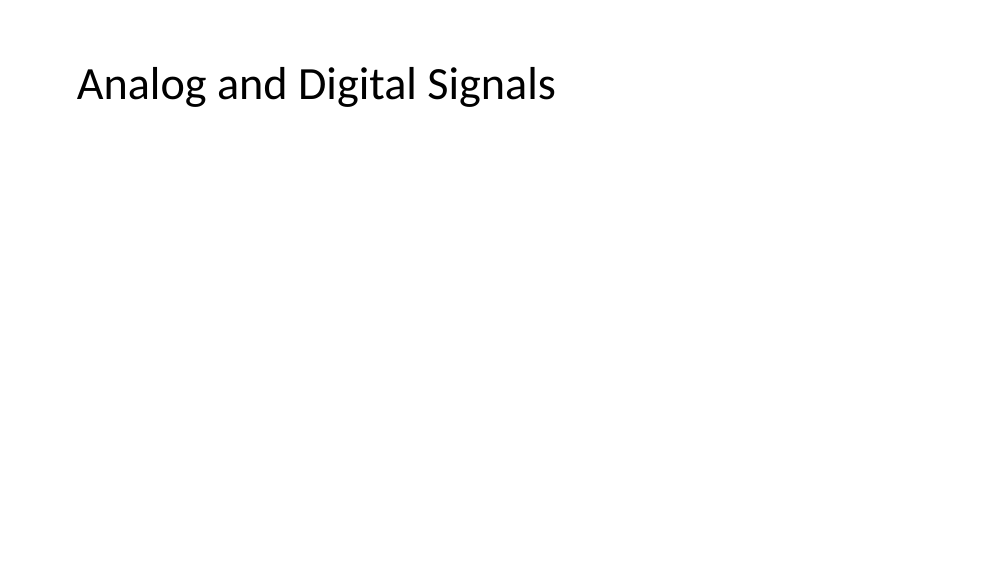
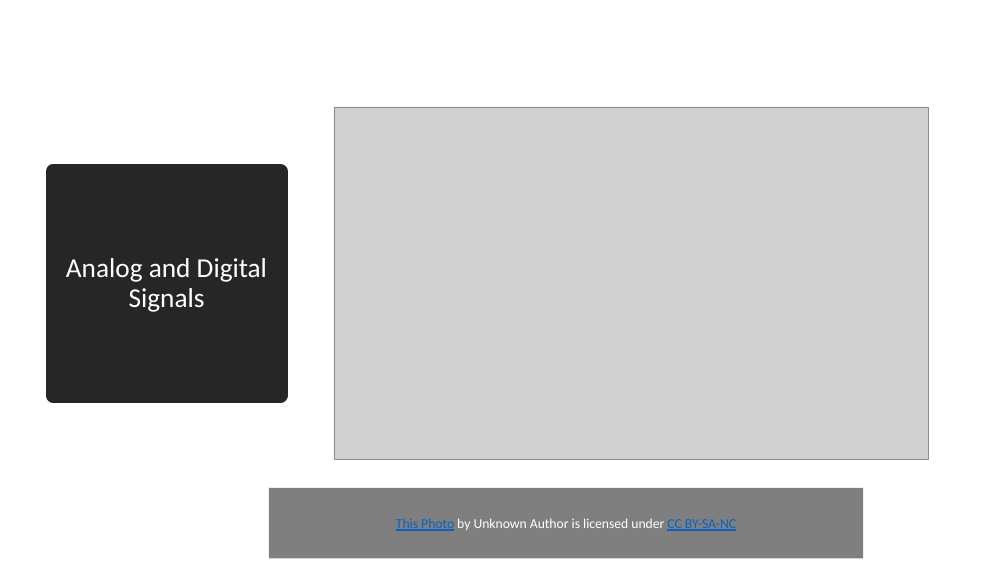
Before and after one commit to fxwalsh/project-2-2023, a slide deck: slide 1 of topic03/talk1/talk1.pptx. Drawn at 1008x567 pixels with LibreOffice and Linux fonts; fonts in the diff are those of the drawing; grey boxes stand for pictures. Boxes give left, top, right and bottom in pixels: in the first picture for what was removed or moved away, otherwise in the second. Text is boxed around its words. In the diff, an @@ line names an element or a change of style, - is before the commit and + after.

```diff
--- a/topic03/talk1/talk1.pptx
+++ b/topic03/talk1/talk1.pptx
@@ picture added at bbox=[334, 107, 929, 459] @@
@@ title "Analog and Digital Signals": place and size @@
-title "Analog and Digital Signals" at bbox=[77, 67, 556, 107]
+title "Analog and Digital Signals" at bbox=[53, 172, 281, 395]
@@ title "Analog and Digital Signals" at bbox=[53, 172, 281, 395]: size 44 to 26 pt, text colour #000000 to #FFFFFF; alignment left to centre; fill none to #262626; outline none to #262626 13.75 pt @@
@@ rectangle added at bbox=[269, 488, 864, 559], fill #000000 at 50% opacity, 13 pt, text #FFFFFF @@
+This Photo by Unknown Author is licensed under CC BY-SA-NC
```
Also in this commit, not shown: 1 other slide changed, 1 other file.
